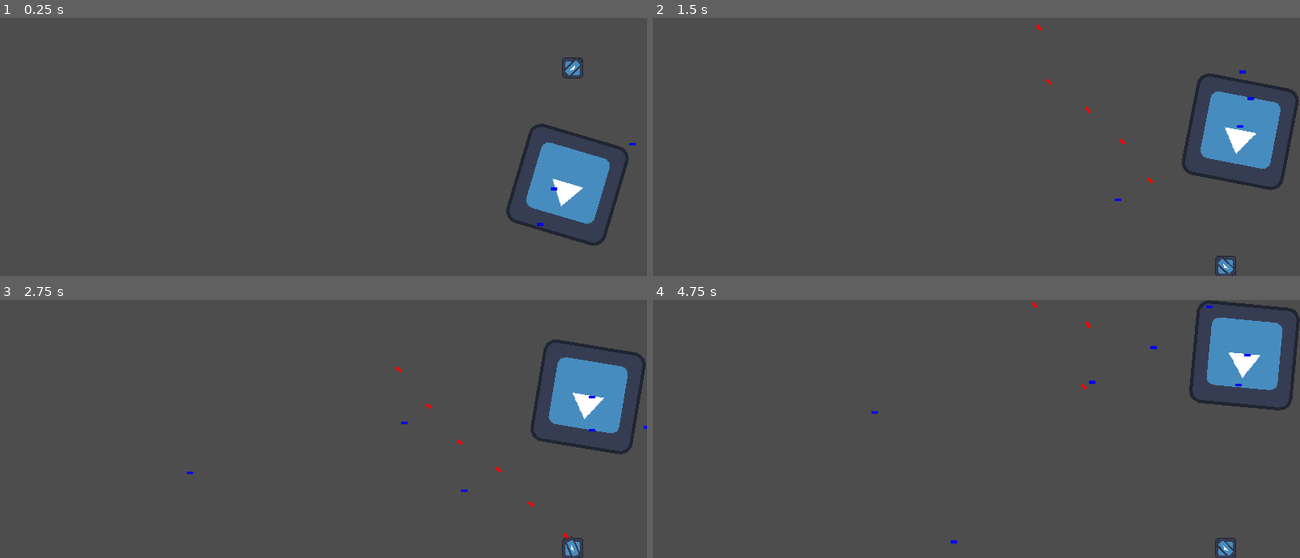
Above: before the commit, frames 1-4 (two rows, left to right).
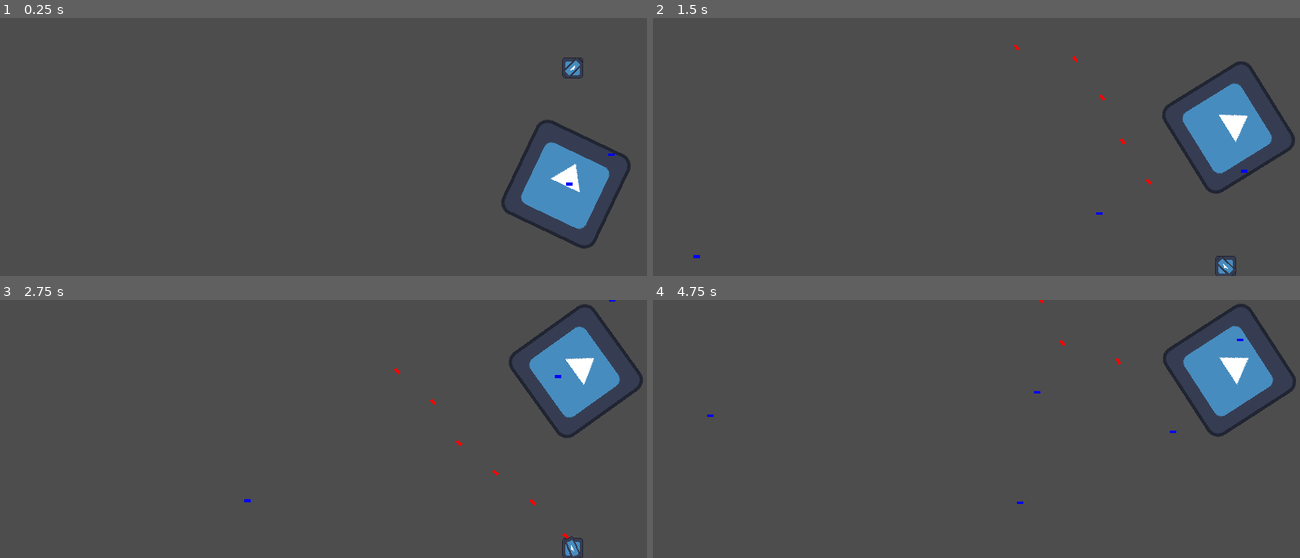
Above: after the commit, the same moments.

Repository: ElTomyDev/jueguito-para-los-pibardos-2
Game: Godot game, scene res://assets/scenes/worlds/level_1.tscn
Same seed, same stepped clock (60 frames per second), same inputs: the game is played once before the commit and once after it. The engine's default icon, where the game draws it, is replaced by a stand-in: a white triangle on a blue panel in a dark square.
Inputs (mouse positions are in pixels of both pictures, inside the frame that each line leads up to):
- Up to frame 1 (0.25 s): no input
- Up to frame 2 (1.5 s): move the mouse to (1118, 134) at 0.52 s; press the mouse at (1118, 134) at 0.53 s; move the mouse to (847, 159) at 1.27 s; release the mouse at (847, 159) at 1.28 s; click (847, 159) at 1.35 s
- Up to frame 3 (2.75 s): move the mouse to (388, 372) at 2.02 s; press the mouse at (388, 372) at 2.03 s
- Up to frame 4 (4.75 s): move the mouse to (944, 480) at 2.77 s; release the mouse at (944, 480) at 2.78 s; click (944, 480) at 2.85 s; move the mouse to (1170, 467) at 3.52 s; press the mouse at (1170, 467) at 3.53 s; move the mouse to (782, 390) at 4.27 s; release the mouse at (782, 390) at 4.28 s; click (782, 390) at 4.35 s

The runs differ from the first frame. In frame 1, 2.0% of the frame differs, in the area x 77-99%, y 39-90%; in frame 2, 3.2%; in frame 3, 4.1%, in the area x 28-100%, y 0-92%; in frame 4, 4.0%.
Error after the commit: Out of bounds get index '4' (on base: 'Array') (res://assets/scripts/nn/nn_trainer.gd:148)

Commit message:
Mejoras en el trainer de la red

Diff:
--- a/assets/scripts/characters/boss/boss_controller.gd
+++ b/assets/scripts/characters/boss/boss_controller.gd
@@ -9,14 +9,14 @@
 
 @export_category("Boss Stats")
 @export var initial_health: float = 10000.0
-@export var base_damage = 100.0
+@export var base_damage = 350.0
 @export var damage_increment: float = 0.1
 @export var max_damage: float = 1000.0
 @export var max_phases: int = 2
 
 @export_category("Attack Config")
 @export var rotation_speed: float = 25.0
-@export var fire_rate: float = 0.05
+@export var fire_rate: float = 0.1
 
 @export_category("Bullet Settings")
 @export var bullet_speed: float = 580.0
@@ -67,8 +67,8 @@
 		self.global_position.y / viewport_size.y,
 		velocity.x / max_speed,  # estado físico real, no output de la red
 		velocity.y / max_speed,
-		shot_dir.x / viewport_size.x,
-		shot_dir.y / viewport_size.y,
+		shot_dir.x,
+		shot_dir.y,
 		float(boss_pashe) / max_phases
 	] + _get_near_bullet_norm_position()
 
@@ -84,7 +84,7 @@
 	# Obtiene la direccion del output de la red que es una lista [x,y] en un diccionario global
 	if not GlobalVars.nn_outputs.is_empty():
 		move_dir = Vector2(GlobalVars.nn_outputs['move_dir'][0], GlobalVars.nn_outputs['move_dir'][1]).normalized()
-		shot_dir = Vector2(GlobalVars.nn_outputs['shot_dir'][0], GlobalVars.nn_outputs['shot_dir'][1])
+		shot_dir = Vector2(GlobalVars.nn_outputs['shot_dir'][0], GlobalVars.nn_outputs['shot_dir'][1]).normalized()
 		current_action = GlobalVars.nn_outputs['current_action']
 
 	near_bullet = _get_near_bullet()
@@ -146,5 +146,5 @@
 		damage = min(max_damage, damage + damage_increment) # incrementa el daño
 
 func _ball_attack_action() -> void:
-	#var shot_point = global_position + shot_dir * 100.0
-	Utils.view_to(global_position, shot_dir, rotation_speed, self, false)
+	var shot_point = global_position + shot_dir * 100.0
+	Utils.view_to(global_position, shot_point, rotation_speed, self)
--- a/assets/scripts/nn/nn_trainer.gd
+++ b/assets/scripts/nn/nn_trainer.gd
@@ -15,15 +15,15 @@
 
 const GAMMA         : float = 0.99   # Factor de descuento
 const LEARNING_RATE : float = 0.001  # Tasa de aprendizaje
-
+const EXPLORATION_SIGMA : float = 0.3  # ruido de exploración, bajás con el tiempo
 # Referencia a la red
 var nn : NeuralNetwork
 
 # Buffers del episodio actual
-var episode_inputs   : Array = []  # Array de Array[float]
-var episode_outputs  : Array = []  # Array de Array[float] (outputs crudos de la red)
-var episode_rewards  : Array = []  # Array de float
-
+var episode_inputs   : Array = []
+var episode_outputs  : Array = []  # outputs crudos de la red
+var episode_rewards  : Array = []
+var episode_actions  : Array = []
 # Métricas del episodio (útil para debug / UI)
 var total_reward_last_episode : float = 0.0
 var episode_count             : int   = 0
@@ -38,13 +38,20 @@
 #  Retorna:     output de la red (move_dir, shot_dir, action)
 # ─────────────────────────────────────────
 func step(input_vec: Array, reward: float) -> Array:
-	var output : Array = nn.forward(input_vec)
+	var raw_output : Array = nn.forward(input_vec)
+
+	# Acción explorada con ruido gaussiano para outputs continuos (0-3)
+	var action : Array = []
+	for i in range(4):
+		var noise : float = randfn(0.0, EXPLORATION_SIGMA)
+		action.append(clampf(raw_output[i] + noise, -1.0, 1.0))
 
 	episode_inputs.append(input_vec.duplicate())
-	episode_outputs.append(output.duplicate())
+	episode_outputs.append(raw_output.duplicate())  # guarda el output SIN ruido
+	episode_actions.append(action.duplicate())      # guarda la acción CON ruido
 	episode_rewards.append(reward)
 
-	return output
+	return action  # devolvés la acción con exploración
 
 # ─────────────────────────────────────────
 #  Llamar al final del episodio (cuando muere el boss o el jugador)
@@ -72,13 +79,12 @@
 	_normalize_returns(returns)
 
 	for t in range(episode_inputs.size()):
-		# Re-ejecutamos el forward para restaurar activaciones en la red
 		nn.forward(episode_inputs[t])
-
-		# Gradiente de política: -G_t * d_log_pi/d_theta
-		# Para outputs continuos (tanh): gradiente = -G_t * (target - output)
-		# Usamos el output actual como "target" desplazado por el retorno
-		var grad : Array = _compute_policy_gradient(episode_outputs[t], returns[t])
+		var grad : Array = _compute_policy_gradient(
+			episode_outputs[t],
+			episode_actions[t],  # acción explorada
+			returns[t]
+		)
 		nn.backward(grad, LEARNING_RATE)
 
 # ─────────────────────────────────────────
@@ -130,22 +136,18 @@
 #  Para el output discreto (current_action via sigmoid):
 #    Usamos el gradiente de log-probabilidad de Bernoulli.
 # ─────────────────────────────────────────
-func _compute_policy_gradient(outputs: Array, g_t: float) -> Array:
+func _compute_policy_gradient(raw_output: Array, action: Array, g_t: float) -> Array:
 	var grad : Array = []
 
-	# Outputs 0-3: direcciones continuas (tanh)
+	# Outputs 0-3: gradiente de log π = (accion - output) / sigma²
 	for i in range(4):
-		# Gradiente = -G_t * output (política gaussiana simplificada)
-		# Si G_t > 0: refuerza la acción tomada
-		# Si G_t < 0: penaliza la acción tomada
-		grad.append(-g_t * outputs[i])
+		grad.append(-g_t * (action[i] - raw_output[i]) / (EXPLORATION_SIGMA * EXPLORATION_SIGMA))
 
-	# Output 4: acción discreta (sigmoid → Bernoulli)
-	# grad = -(G_t * (1 - p)) si acción=1, -(G_t * (-p)) si acción=0
-	var p      : float = outputs[4]          # probabilidad de acción=1
-	var action : int   = 1 if p >= 0.5 else 0
+	# Output 4: Bernoulli sin cambios
+	var p : float = raw_output[4]
+	var taken_action : int = 1 if action[4] >= 0.5 else 0
 	var bernoulli_grad : float
-	if action == 1:
+	if taken_action == 1:
 		bernoulli_grad = -g_t * (1.0 - p)
 	else:
 		bernoulli_grad = g_t * p
@@ -156,4 +158,5 @@
 func _clear_buffers() -> void:
 	episode_inputs.clear()
 	episode_outputs.clear()
+	episode_actions.clear()
 	episode_rewards.clear()
